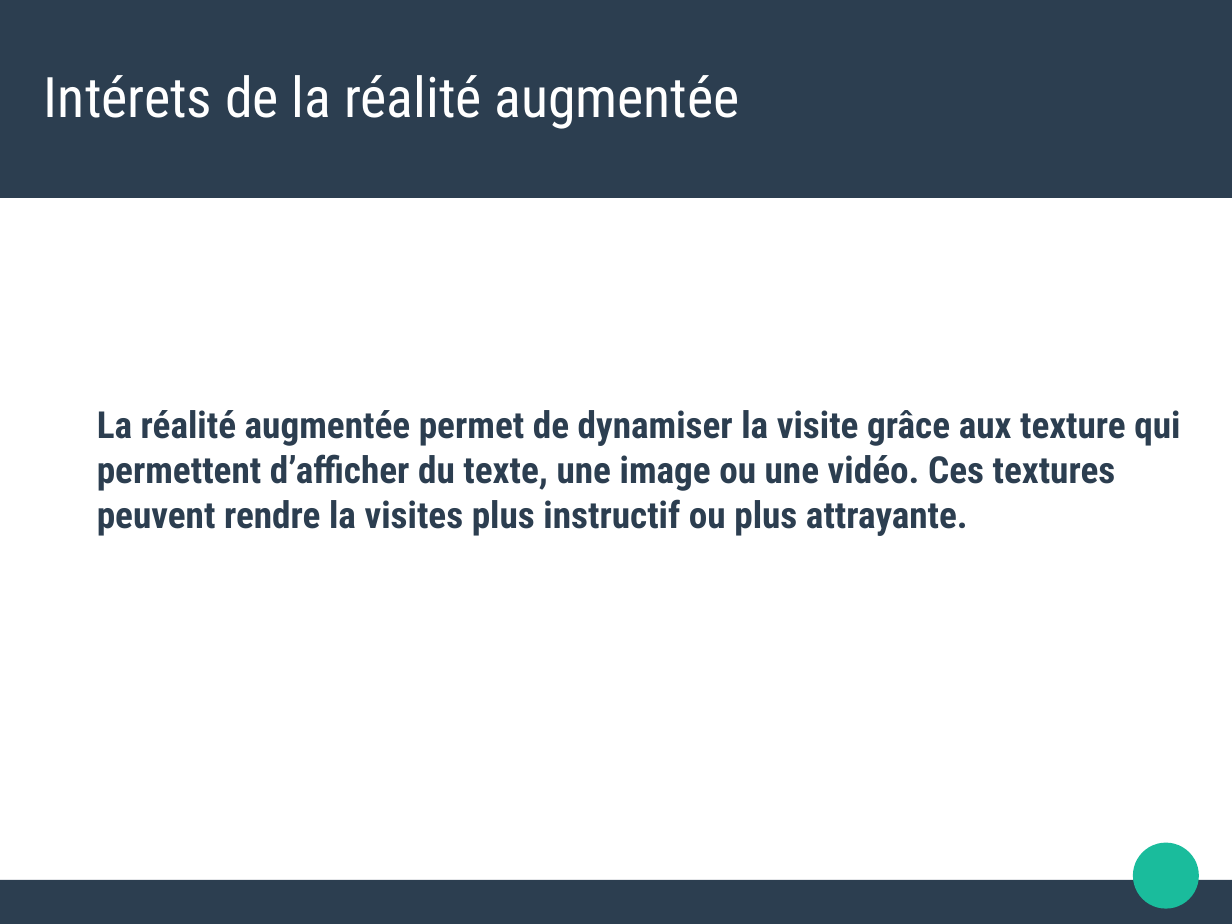
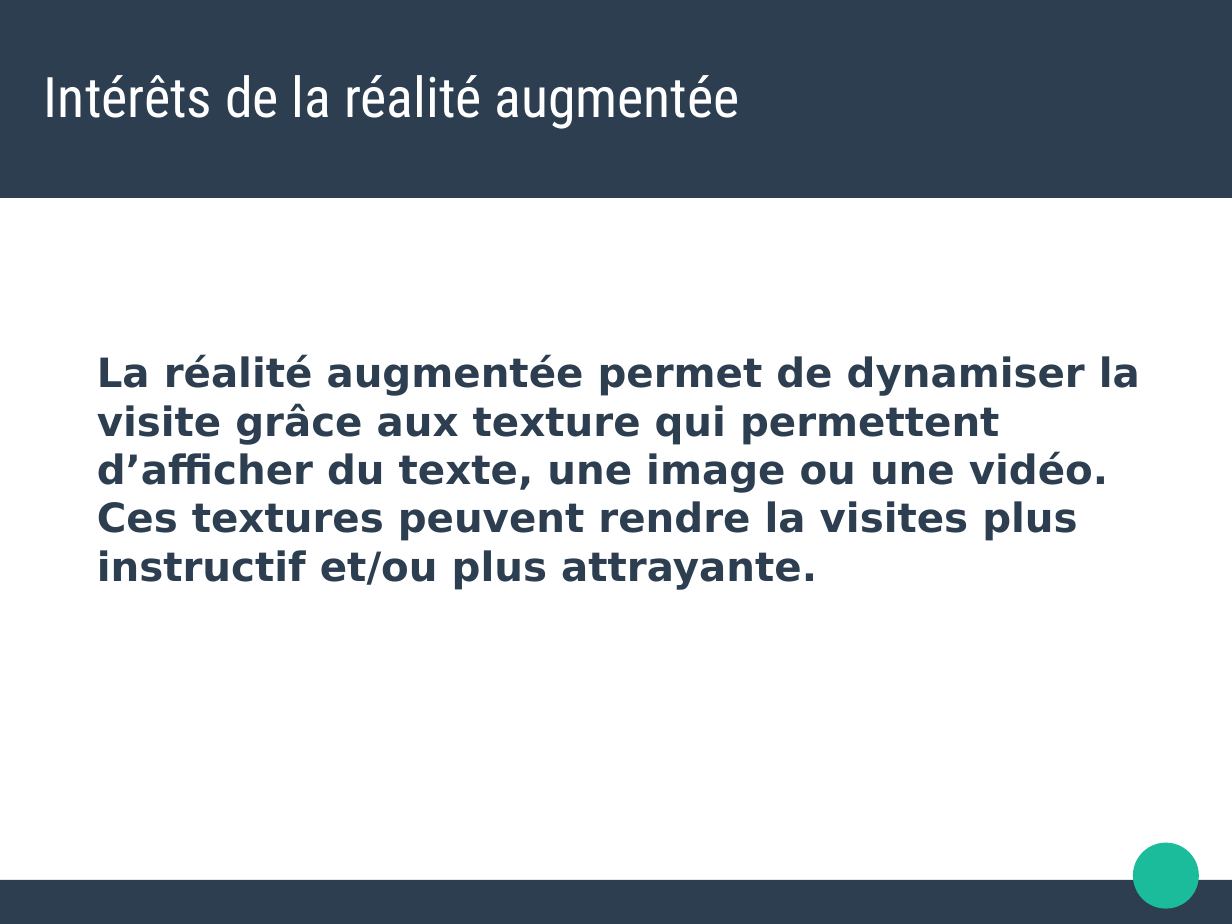
Before and after one commit to norips/Projet_MBA_ConfigCreator, a slide deck: slide 7 of Presentation_exam.odp. Drawn at 1232x924 pixels with LibreOffice and Linux fonts; fonts in the diff are those of the drawing. Boxes give left, top, right and bottom in pixels: in the first picture for what was removed or moved away, otherwise in the second. Text is boxed around its words. In the diff, an @@ line names an element or a change of style, - is before the commit and + after.

```diff
--- a/Presentation_exam.odp
+++ b/Presentation_exam.odp
@@ title at bbox=[44, 75, 739, 129]: text changed @@
-Intérets de la réalité augmentée
+Intérêts de la réalité augmentée
@@ text at bbox=[97, 354, 1140, 590]: text changed; size 24 to 26 pt; font Roboto Condensed to DejaVu Sans @@
-La réalité augmentée permet de dynamiser la visite grâce aux texture qui permettent d’afficher du texte, une image ou une vidéo. Ces textures peuvent rendre la visites plus instructif ou plus attrayante.
+La réalité augmentée permet de dynamiser la visite grâce aux texture qui permettent d’afficher du texte, une image ou une vidéo. Ces textures peuvent rendre la visites plus instructif et/ou plus attrayante.
```
Also in this commit, not shown: 7 other slides changed.
